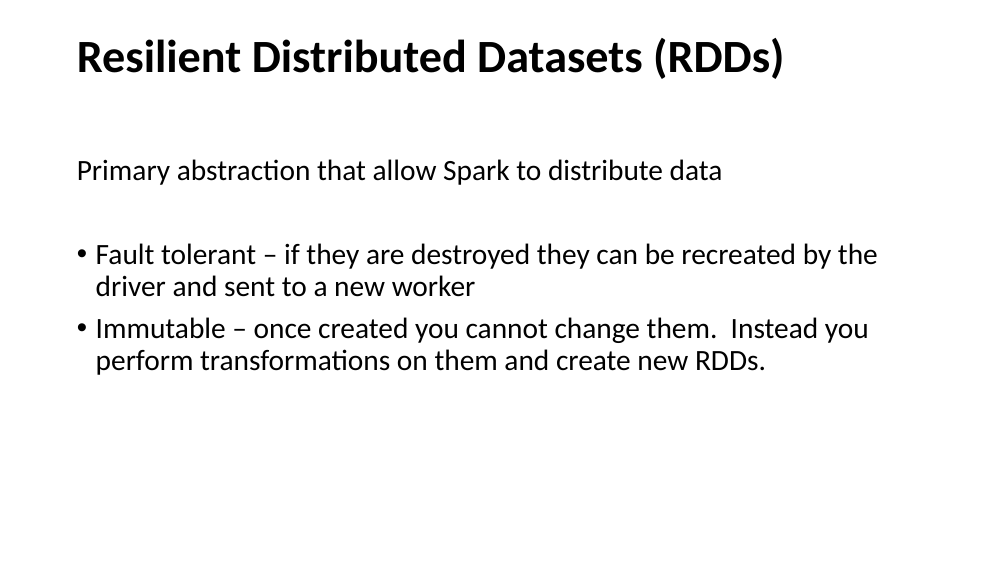
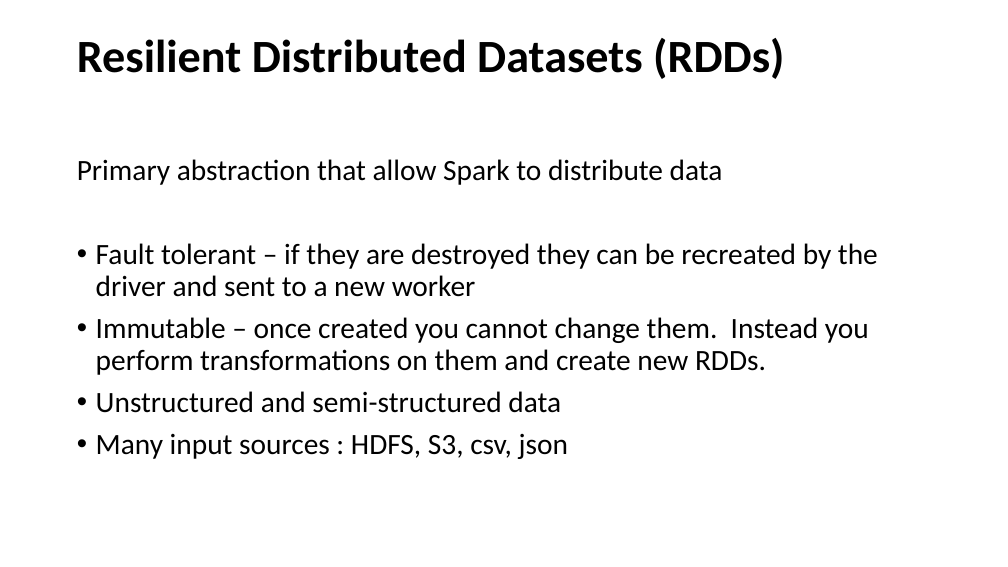
Before and after one commit to marilynwaldman/course, a slide deck: slide 2 of spark/03-RDDs/01-BasicRdds.pptx. Drawn at 1008x567 pixels with LibreOffice and Linux fonts; fonts in the diff are those of the drawing. Boxes give left, top, right and bottom in pixels: in the first picture for what was removed or moved away, otherwise in the second. Text is boxed around its words. In the diff, an @@ line names an element or a change of style, - is before the commit and + after.

```diff
--- a/spark/03-RDDs/01-BasicRdds.pptx
+++ b/spark/03-RDDs/01-BasicRdds.pptx
@@ text at (96,391,568,459): paragraphs added @@
+• Unstructured and semi-structured data
+• Many input sources : HDFS, S3, csv, json
```
Also in this commit, not shown: 2 other slides changed, 6 other files.
